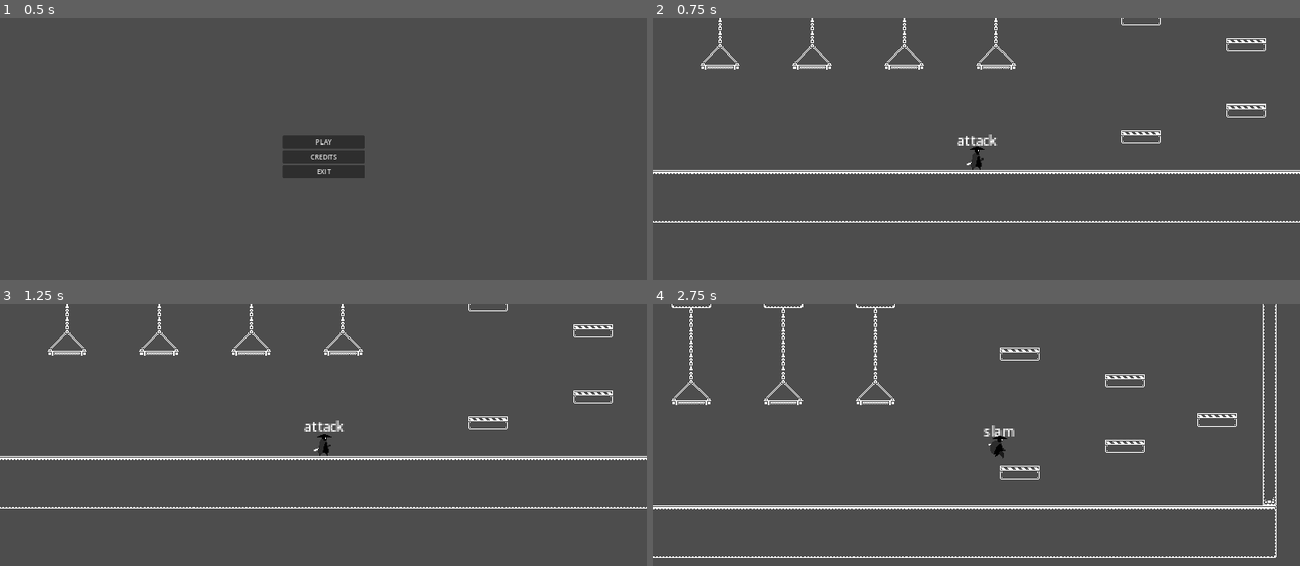
Above: before the commit, frames 1-4 (two rows, left to right).
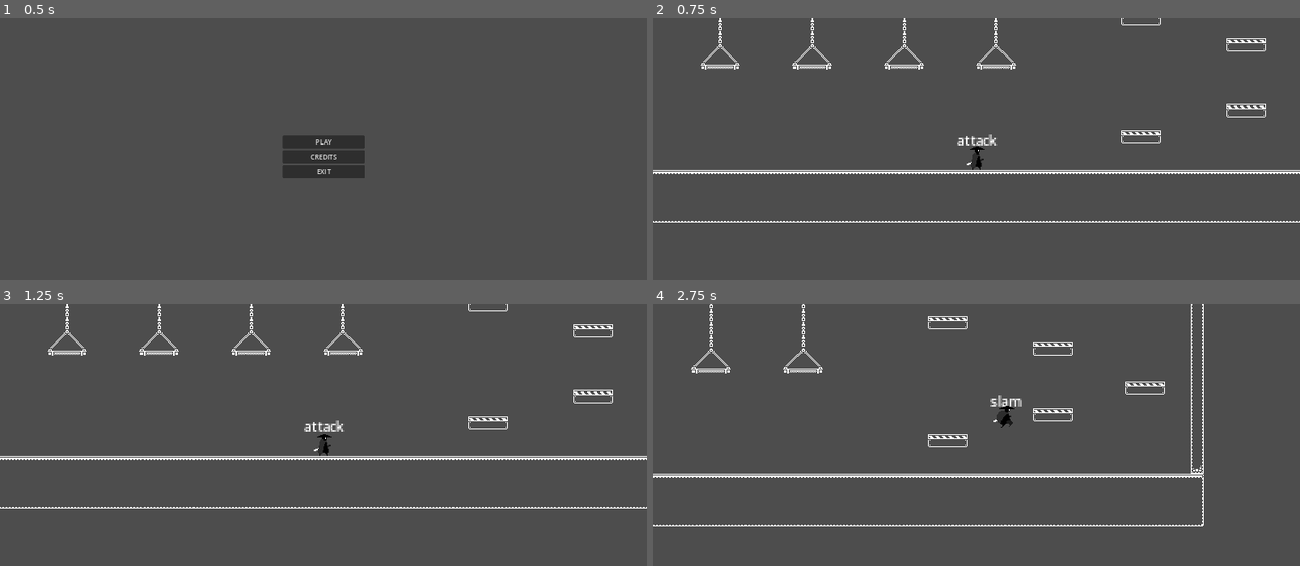
Above: after the commit, the same moments.

Repository: Bhaygon/nextindie_jam_01
Game: Godot game, scene res://scenes/main.tscn
Same seed, same stepped clock (60 frames per second), same inputs: the game is played once before the commit and once after it.
Inputs (mouse positions are in pixels of both pictures, inside the frame that each line leads up to):
- Up to frame 1 (0.5 s): no input
- Up to frame 2 (0.75 s): click "PLAY" at 0.5 s
- Up to frame 3 (1.25 s): no input
- Up to frame 4 (2.75 s): tap Enter at 1.25 s; move the mouse to (1118, 429) at 1.27 s; hold D (right) from 1.28 s (still down); click (1118, 429) at 1.35 s; tap Space (jump) at 1.52, 1.82, 2.27, 2.57 s; tap Ctrl (slam) at 1.55, 2.1 s; move the mouse to (847, 455) at 2.02 s; tap Alt (slide) at 2.3 s

Frame 1 is identical in both runs. In frame 2, less than 0.1% of the frame differs, in the area x 8-95%, y 13-54%; in frame 3, 0.1%; in frame 4, 5.8%, in the area x 0-97%, y 0-97%.

Commit message:
Slide bug fix
- Movement tweaks
- Fixed a bug where you couldn't slide too fast

Diff:
--- a/project.godot
+++ b/project.godot
@@ -38,6 +38,7 @@
 "deadzone": 0.5,
 "events": [Object(InputEventKey,"resource_local_to_scene":false,"resource_name":"","device":-1,"window_id":0,"alt_press …(182 unchanged characters)…
 , Object(InputEventKey,"resource_local_to_scene":false,"resource_name":"","device":-1,"window_id":0,"alt_pressed":false,"shift_pressed":false,"ctrl_pressed":false,"meta_pressed":false,"pressed":false,"keycode":0,"physical_keycode":83,"key_label":0,"unicode":115,"echo":false,"script":null)
+, Object(InputEventKey,"resource_local_to_scene":false,"resource_name":"","device":-1,"window_id":0,"alt_pressed":false,"shift_pressed":false,"ctrl_pressed":false,"meta_pressed":false,"pressed":false,"keycode":0,"physical_keycode":4194325,"key_label":0,"unicode":0,"echo":false,"script":null)
 ]
 }
 jump={
@@ -60,6 +61,11 @@
 "events": [Object(InputEventMouseButton,"resource_local_to_scene":false,"resource_name":"","device":-1,"window_id":0,"a …(258 unchanged characters)…
 ]
 }
+crouch={
+"deadzone": 0.5,
+"events": [Object(InputEventKey,"resource_local_to_scene":false,"resource_name":"","device":-1,"window_id":0,"alt_pressed":false,"shift_pressed":false,"ctrl_pressed":false,"meta_pressed":false,"pressed":false,"keycode":0,"physical_keycode":4194326,"key_label":0,"unicode":0,"echo":false,"script":null)
+]
+}
 
 [layer_names]
 
--- a/scenes/crouch.gd
+++ b/scenes/crouch.gd
@@ -5,7 +5,10 @@
 @export var slide_state: State
 @export var jump_state: State
 
+@export var speed_multiplier: float = 0.7
+
 func enter() -> void:
+    #print("crouch")
     super()
 
 func process_physics(delta: float) -> State:
--- a/scenes/player.tscn
+++ b/scenes/player.tscn
@@ -271,10 +271,9 @@
 slam_state = NodePath("../Slam")
 attack_state = NodePath("../Attack")
 special_state = NodePath("../Special")
-jump_force = -600
+jump_force = -500
 extra_gravity = 1000
 animation_name = "jump"
-gravity = 1600
 
 [node name="Fall" type="Node" parent="StateMachine" node_paths=PackedStringArray("idle_state", "run_state", "jump_state", "slam_state", "attack_state", "special_state")]
 script = ExtResource("8_wsu6k")
@@ -284,7 +283,7 @@
 slam_state = NodePath("../Slam")
 attack_state = NodePath("../Attack")
 special_state = NodePath("../Special")
-extra_gravity = 400
+extra_gravity = 600
 animation_name = "fall"
 
 [node name="Crouch" type="Node" parent="StateMachine" node_paths=PackedStringArray("idle_state", "run_state", "slide_state", "jump_state")]
@@ -314,7 +313,6 @@
 script = ExtResource("12_54n8i")
 idle_state = NodePath("../Idle")
 animation_name = "slam"
-run_speed = 75.0
 
 [node name="JumpBufferTimer" type="Timer" parent="."]
 wait_time = 0.15
--- a/scripts/player/states/attack.gd
+++ b/scripts/player/states/attack.gd
@@ -12,6 +12,7 @@
 @export var idle_state: State
 
 func enter() -> void:
+	#print("attack")
 	parent.velocity.x = 0
 	parent.velocity.y = 0
 	label_debug_text.emit("attack")
--- a/scripts/player/states/fall.gd
+++ b/scripts/player/states/fall.gd
@@ -11,6 +11,7 @@
 @export var extra_gravity = 300
 
 func enter() -> void:
+    #print("fall")
     super()
 
 func process_physics(delta: float) -> State:
--- a/scripts/player/states/idle.gd
+++ b/scripts/player/states/idle.gd
@@ -8,6 +8,7 @@
 @export var special_state: State
 
 func enter() -> void:
+	#print("idle")
 	super()
 	parent.velocity.x = 0
 
--- a/scripts/player/states/jump.gd
+++ b/scripts/player/states/jump.gd
@@ -12,6 +12,7 @@
 @export var extra_gravity = 200
 
 func enter() -> void:
+    #print("jump")
     super()
     parent.velocity.y = jump_force
 
--- a/scripts/player/states/run.gd
+++ b/scripts/player/states/run.gd
@@ -9,12 +9,10 @@
 @export var special_state: State
 
 func enter() -> void:
+	#print("run")
 	super()
 
 func process_physics(delta: float) -> State:
-	#todo Slide
-	if Input.is_action_just_pressed("slide"):
-		return slide_state
 	#todo Attack
 	if Input.is_action_just_pressed("attack"):
 		return attack_state
@@ -44,6 +42,9 @@
 		return jump_state
 	parent.velocity.y += gravity * delta
 	parent.move_and_slide()
+	#todo Slide
+	if Input.is_action_just_pressed("slide"):
+		return slide_state
 	# Fall
 	if not parent.is_on_floor():
 		parent.coyote_timer.start() # Coyote timer only on the start of a fall
--- a/scripts/player/states/slam.gd
+++ b/scripts/player/states/slam.gd
@@ -11,10 +11,12 @@
 
 @export var idle_state: State
 @export var slam_force: int = 8000
-@export var slam_gravity: int
+var slam_gravity: int
 
 var landing: bool
 var landed: bool
+
+var tw: Tween
 
 func enter() -> void:
 	label_debug_text.emit("slam")
@@ -26,7 +28,7 @@
 
 func increase_speed():
 	slam_gravity = 0
-	var tw = create_tween().set_parallel().set_trans(Tween.TRANS_QUINT)
+	tw = create_tween().set_parallel().set_trans(Tween.TRANS_QUINT)
 	tw.tween_property(self, "slam_gravity", gravity + slam_force, 0.1)
 
 func land():
@@ -54,5 +56,6 @@
 	if (parent.is_on_floor() and not landing):
 		land()
 	if landed:
+		tw.stop()
 		return idle_state
 	return null
--- a/scripts/player/states/slide.gd
+++ b/scripts/player/states/slide.gd
@@ -16,7 +16,10 @@
 @export var idle_state: State
 @export var jump_state: State
 
+var tw: Tween
+
 func enter() -> void:
+	#print("slide")
 	label_debug_text.emit("slide")
 	# Can never change direction while sliding
 	dir_right = parent.velocity.x > 0
@@ -25,7 +28,7 @@
 	super()
 
 func increase_speed():
-	var tw = create_tween().set_parallel().set_trans(Tween.TRANS_QUAD)
+	tw = create_tween().set_parallel().set_trans(Tween.TRANS_QUAD)
 	tw.tween_property(self, "speed", 0, 0.5)
 
 func process_physics(delta: float) -> State:
@@ -49,5 +52,6 @@
 	parent.move_and_slide()
 	# Return to when too slow
 	if abs(parent.velocity.x) < min_speed:
+		tw.stop()
 		return idle_state
 	return null
--- a/scripts/player/states/special.gd
+++ b/scripts/player/states/special.gd
@@ -11,6 +11,7 @@
 @export var idle_state: State
 
 func enter() -> void:
+    #print("special")
     label_debug_text.emit("special")
     super()
 
--- a/scripts/player/states/state.gd
+++ b/scripts/player/states/state.gd
@@ -2,8 +2,9 @@
 extends Node
 
 @export var animation_name: String
-@export var run_speed: float = 150
-@export var gravity: int = 750
+
+var run_speed: float = 200
+var gravity: int = 1600
 
 ## Hold a reference to the parent so that it can be controlled by the state
 var parent: Player
